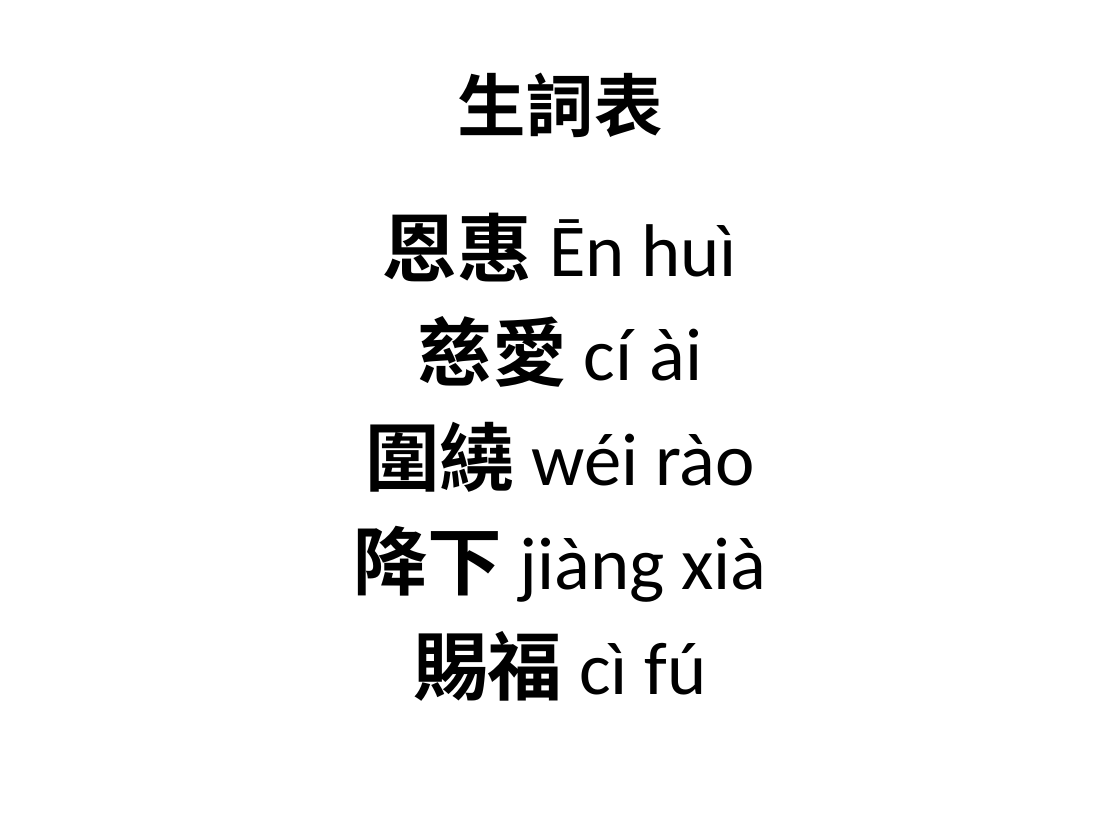
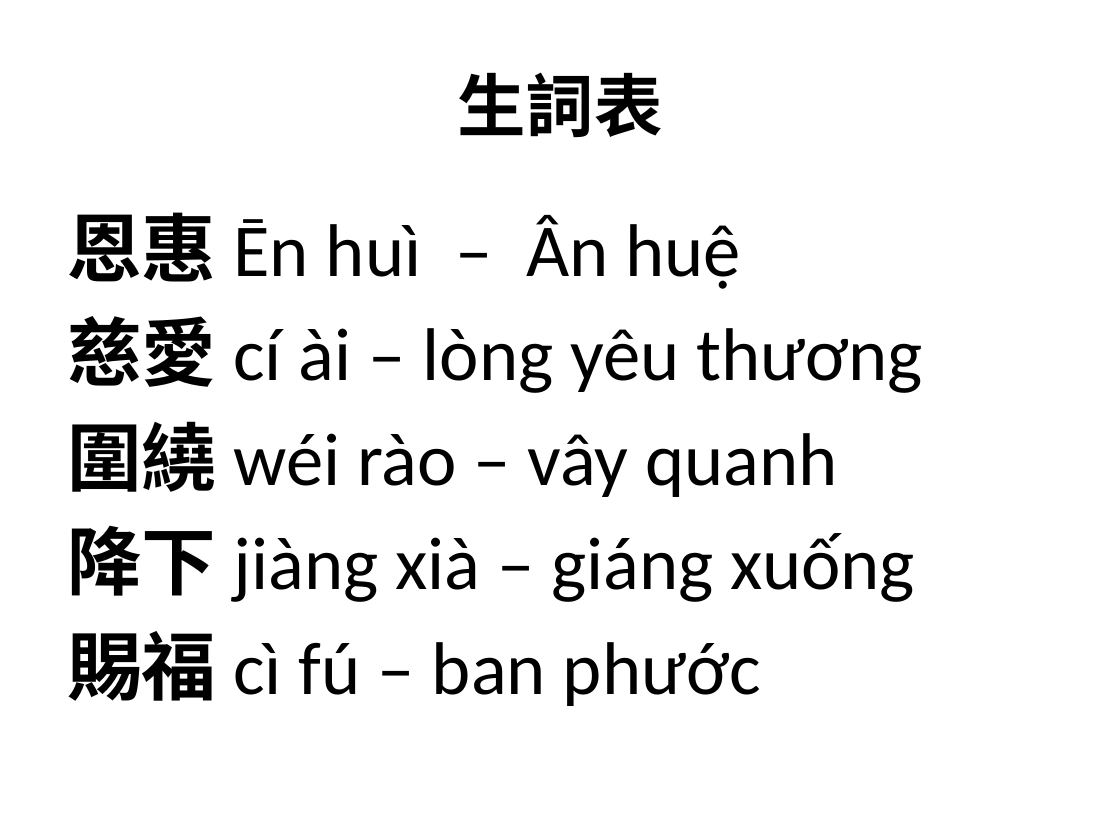
Before and after one commit to batisuoc/free-school-class, a slide deck: slide 3 of chinese/賜福與你.pptx. Drawn at 1120x840 pixels with LibreOffice and Linux fonts; fonts in the diff are those of the drawing; background and template pictures are left out. Boxes give left, top, right and bottom in pixels: in the first picture for what was removed or moved away, otherwise in the second. Text is boxed around its words. In the diff, an @@ line names an element or a change of style, - is before the commit and + after.

```diff
--- a/chinese/賜福與你.pptx
+++ b/chinese/賜福與你.pptx
@@ text at bbox=[67, 212, 922, 706]: text changed @@
-恩惠 Ēn huì
-慈愛 cí ài
-圍繞 wéi rào
-降下 jiàng xià
-賜福 cì fú
+恩惠 Ēn huì – Ân huệ
+慈愛 cí ài – lòng yêu thương
+圍繞 wéi rào – vây quanh
+降下 jiàng xià – giáng xuống
+賜福 cì fú – ban phước
```
Also in this commit, not shown: 2 other slides changed, 4 other files.
